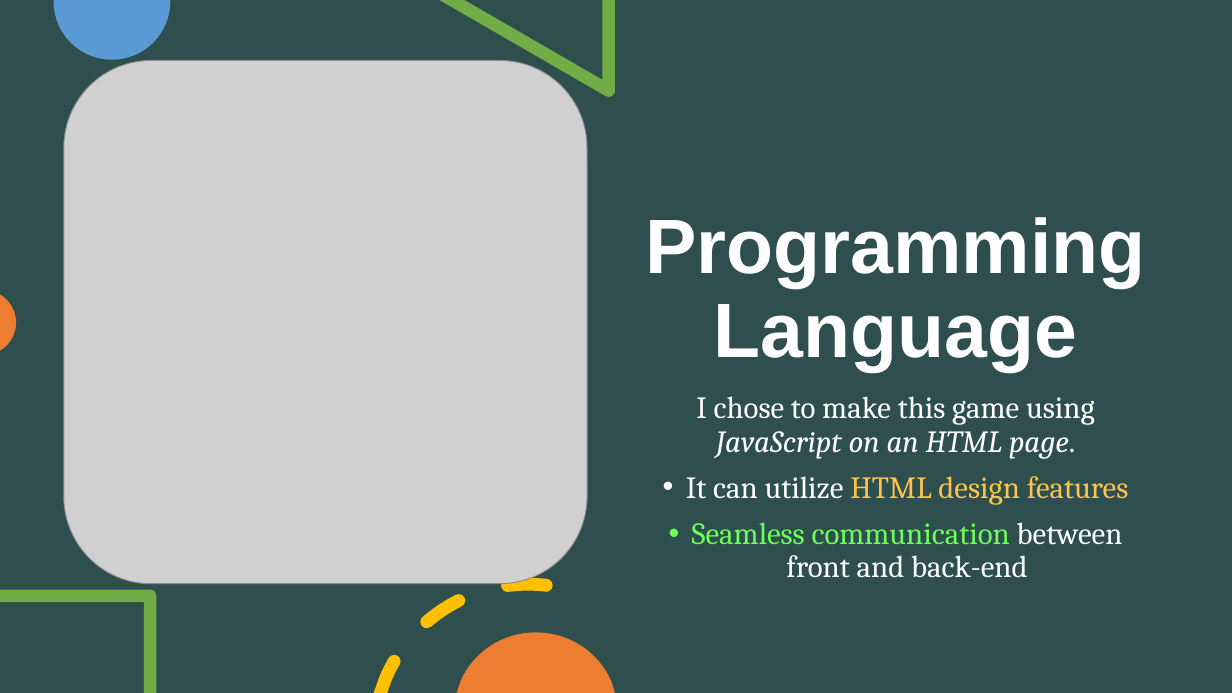
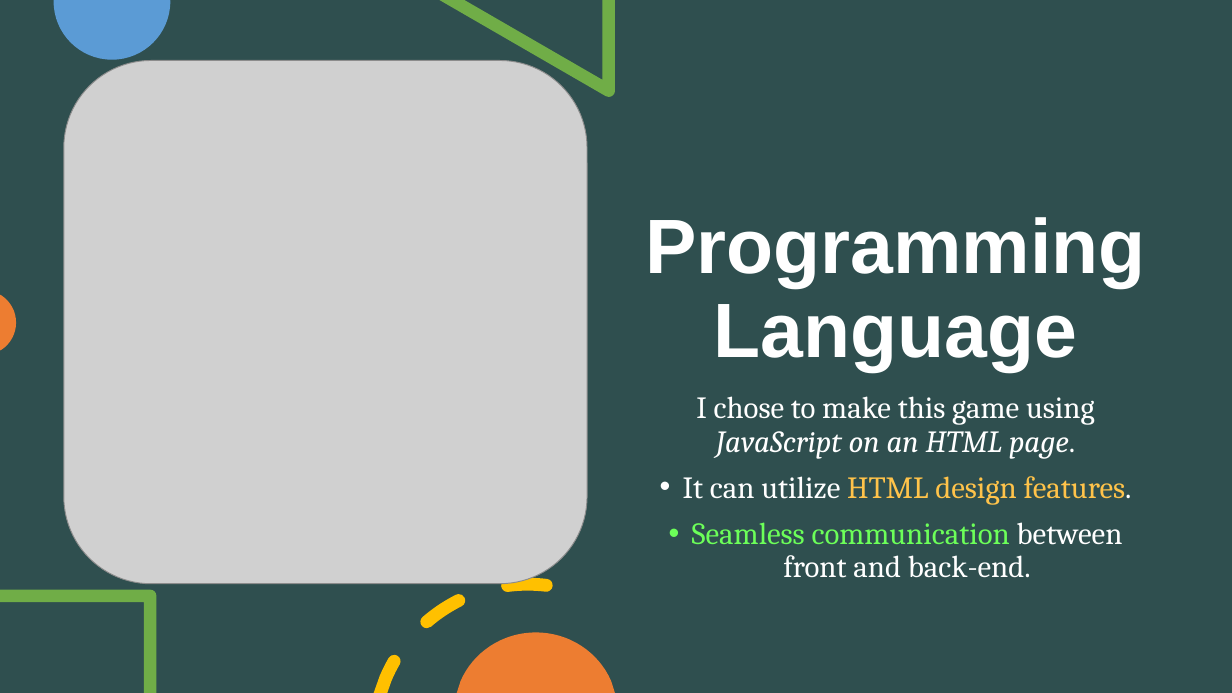
Before and after one commit to MatteoSalverio/ratlab, a slide deck: slide 4 of projects/crosswordle2/CrossWordle Presentation.pptx. Drawn at 1232x693 pixels with LibreOffice and Linux fonts; fonts in the diff are those of the drawing; grey boxes stand for pictures. Boxes give left, top, right and bottom in pixels: in the first picture for what was removed or moved away, otherwise in the second. Text is boxed around its words. In the diff, an @@ line names an element or a change of style, - is before the commit and + after.

```diff
--- a/projects/crosswordle2/CrossWordle Presentation.pptx
+++ b/projects/crosswordle2/CrossWordle Presentation.pptx
@@ text at <box>683,476,1132,578</box>: text changed @@
-• It can utilize HTML design features
-• Seamless communication between front and back-end
+• It can utilize HTML design features.
+• Seamless communication between front and back-end.
```
Also in this commit, not shown: 2 other slides changed, 5 slides added, 1 slide removed, 3 other files.
